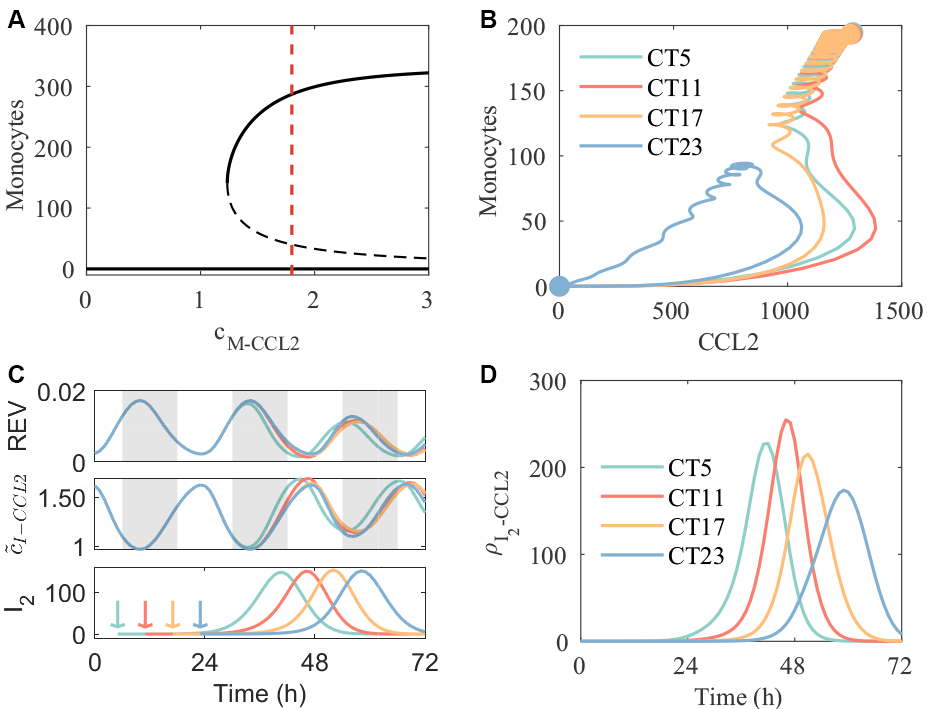
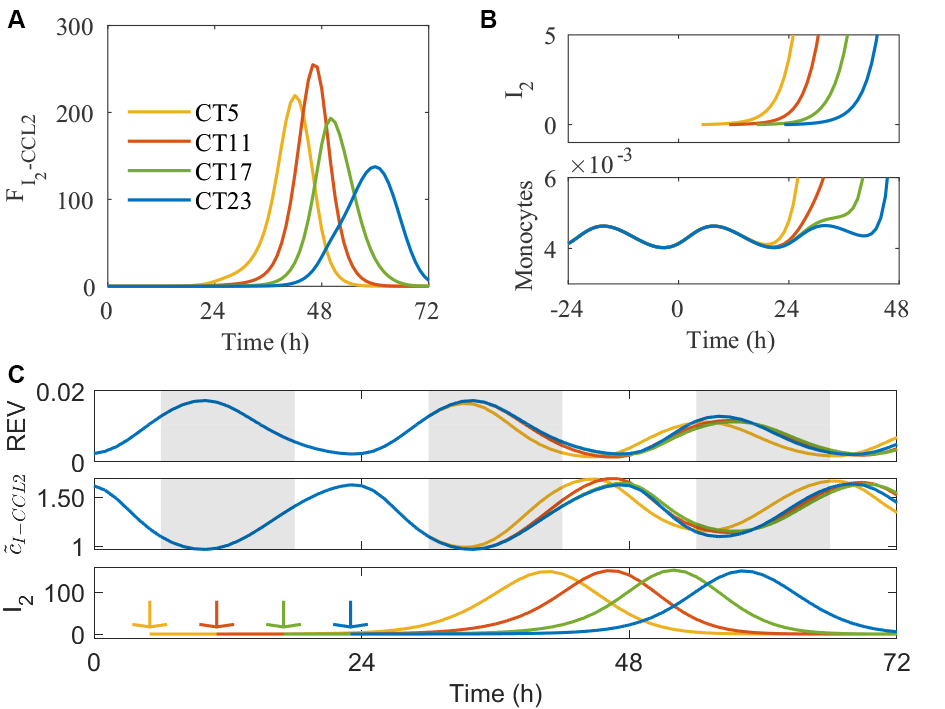
Two versions of the same layered image (945 × 709). Layer-by-layer changes:
removed layer "D" from group "Artboard 1" over left=481, top=365, right=497, bottom=383
removed layer "Fig3D" from group "Artboard 1" over left=473, top=365, right=912, bottom=709
moved "Fig3B" above "Fig3C", painted on it over left=479, top=18, right=923, bottom=354
painted on "Fig3C" over left=3, top=365, right=912, bottom=709
painted on "Fig3A" over left=6, top=17, right=439, bottom=354
